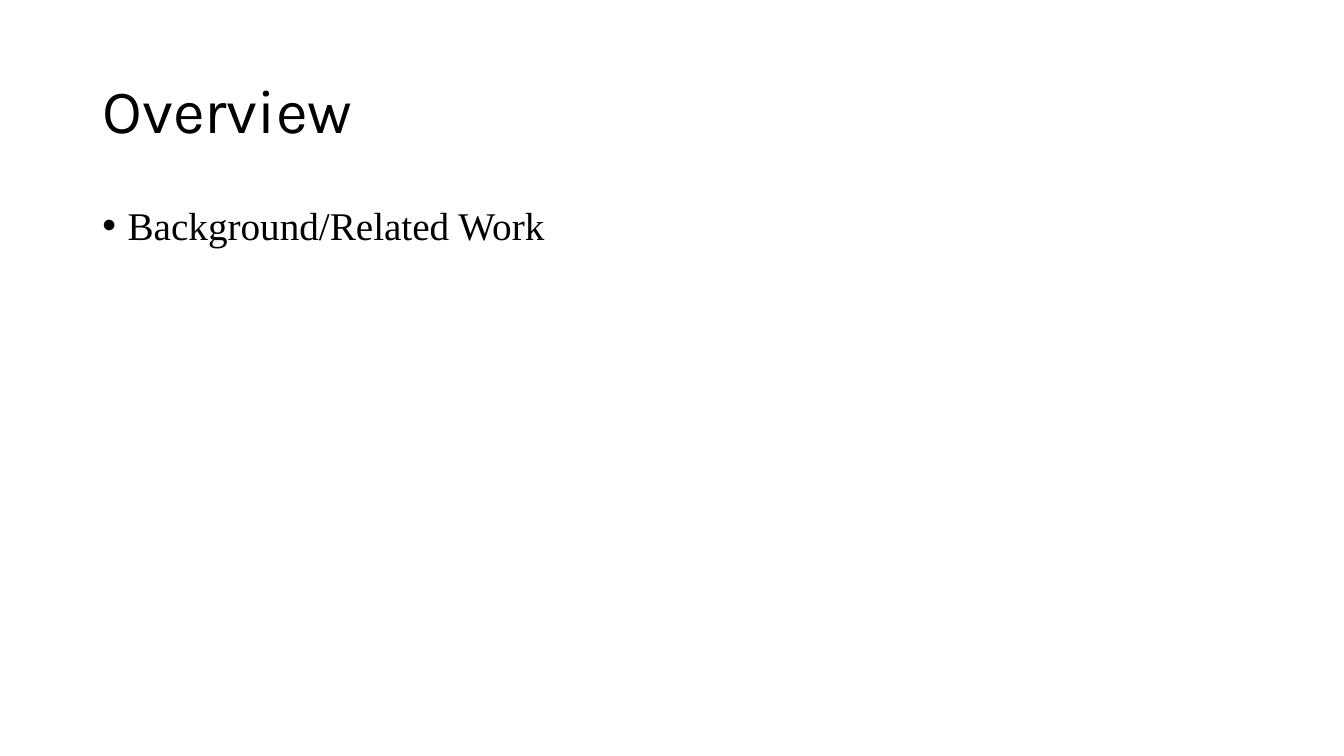
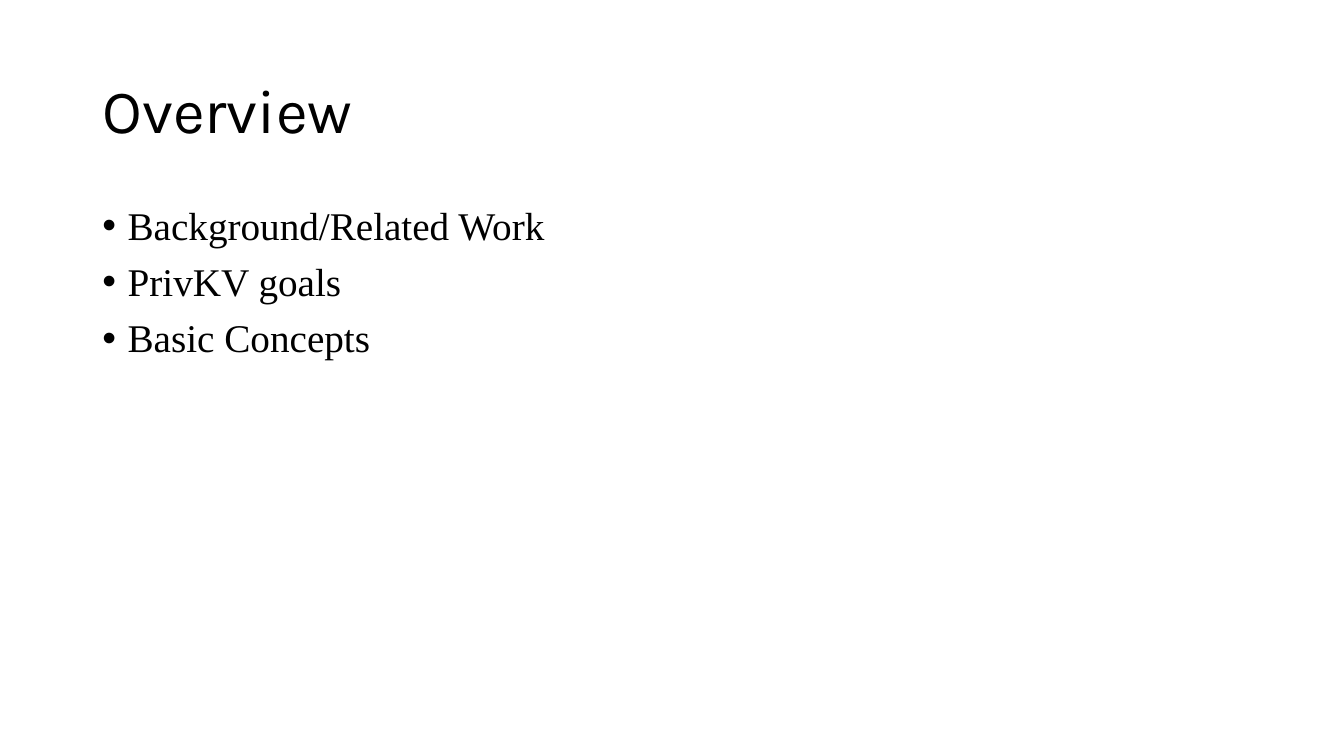
Before and after one commit to CodeFluent/Notes, a slide deck: slide 2 of CS-6223/hw/Grad_Project/Final Documents/PrivKV Differential Privacy for Key Value Structured Data.pptx. Drawn at 1344x756 pixels with LibreOffice and Linux fonts; fonts in the diff are those of the drawing. Boxes give left, top, right and bottom in pixels: in the first picture for what was removed or moved away, otherwise in the second. Text is boxed around its words. In the diff, an @@ line names an element or a change of style, - is before the commit and + after.

```diff
--- a/CS-6223/hw/Grad_Project/Final Documents/PrivKV Differential Privacy for Key Value Structured Data.pptx
+++ b/CS-6223/hw/Grad_Project/Final Documents/PrivKV Differential Privacy for Key Value Structured Data.pptx
@@ text at [128, 268, 370, 360]: paragraphs added @@
+• PrivKV goals
+• Basic Concepts
```
Also in this commit, not shown: 1 slide added, 1 slide removed.
